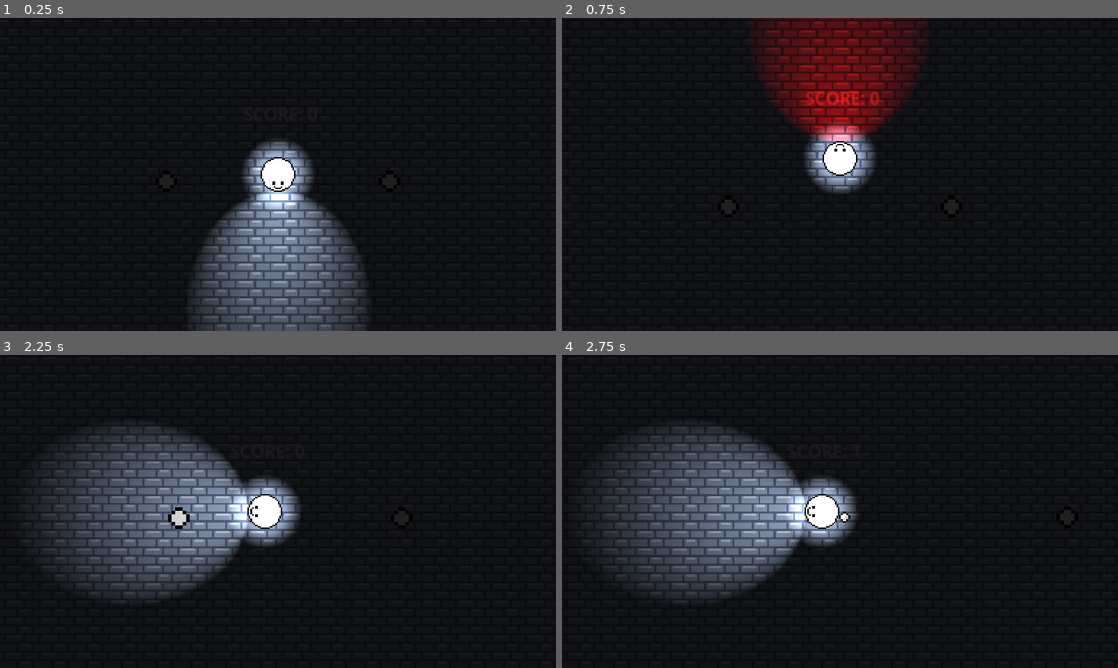
Above: before the commit, frames 1-4 (two rows, left to right).
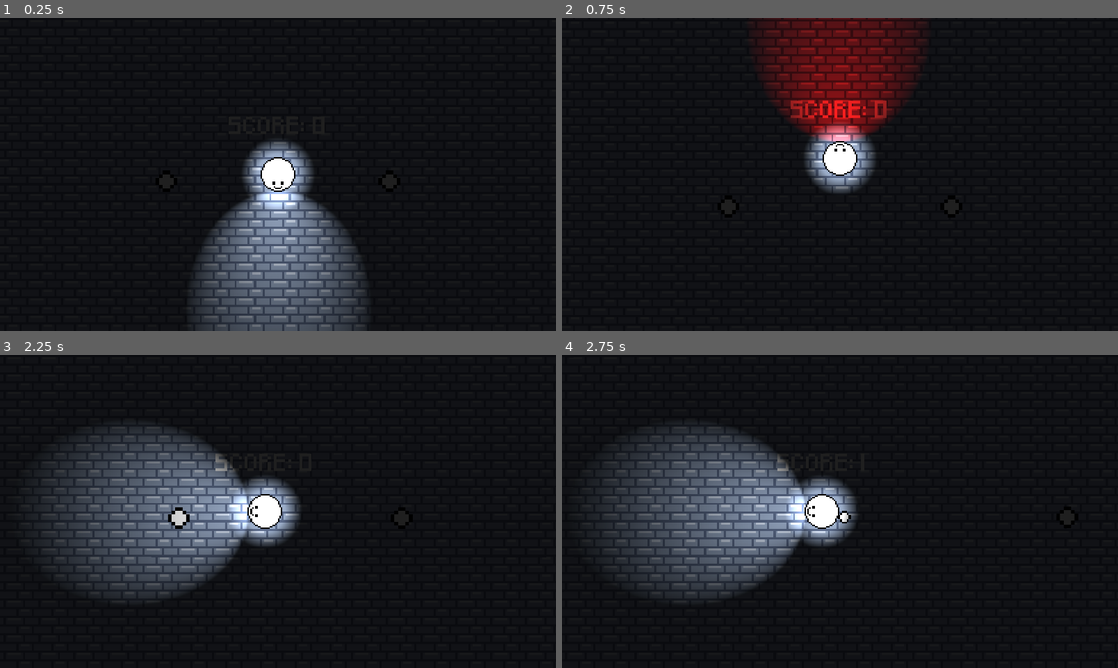
Above: after the commit, the same moments.

Repository: ToumaKamijou/Game-Making-A3
Game: Godot game, scene res://scenes/2D/levels/test_level.tscn
The game is run twice, just before and just after one commit, with the same random seed, the same clock (stepped at 60 frames per second) and the same inputs.
Inputs:
- Up to frame 1 (0.25 s): no input
- Up to frame 2 (0.75 s): tap Enter at 0.5 s; hold W (move_up) from 0.53 s (still down); hold Space (change_flash_color) from 0.53 s (still down)
- Up to frame 3 (2.25 s): release Space (change_flash_color) at 1.28 s; tap F (show_flashlight) at 1.35 s; release W (move_up) at 2.03 s; hold A (move_left) from 2.03 s (still down); tap R at 2.1 s
- Up to frame 4 (2.75 s): keep holding A (move_left)

The runs differ from the first frame. In frame 2, 0.7% of the frame differs, in the area x 41-59%, y 23-32%; in frame 3, less than 0.1%; in frame 4, less than 0.1%.

Commit message:
Fix
* Fixed no audio coming from the coins
* Made the physics logic for dissolving a coin be based on a tween for less calculations
* Added a temporary pixel art font for better visual clarity while testing

Diff:
--- a/a-3-game/scenes/2D/items/coin.gd
+++ b/a-3-game/scenes/2D/items/coin.gd
@@ -1,33 +1,42 @@
 extends Area2D
 
-# values adjustable in inspector per separate instance. change here to adjust defaults
-@export var score_amount: int = 1
-@export var bob_height: float = 15.0
-@export var bob_speed: float = 2.0
 
-@onready var audio = $AudioStreamPlayer2D
+# Values adjustable in inspector per separate instance. change here to adjust defaults
+@export var _score_amount: int = 1
+@export var _bob_height: float = 15.0
+@export var _bob_speed: float = 2.0
 
-# fetch starting position and time for bob function
-@onready var start_y: float = global_position.y
+@onready var _audio := $AudioStreamPlayer
+
+# Fetch starting position and time for bob function
+@onready var _start_y: float = global_position.y
 var t: float = 0.0
 
-var collected = false
+var _collected = false
+
 
 func _physics_process(delta: float) -> void:
 	# bob up and down
 	t += delta
-	var d = sin((t * bob_speed) + 1) / 2
-	global_position.y = start_y + (d * bob_height)
+	var d = sin((t * _bob_speed) + 1) / 2
+	global_position.y = _start_y + (d * _bob_height)
 
-	# destroy self if collected
-	if collected == true:
-		scale -= Vector2(.1,.1) * 2
-		if scale <= Vector2(.5,.5):
-			audio.play()
-			queue_free()
 
 func _on_body_entered(body: Node2D) -> void:
-	if body.is_in_group("player") and collected == false:
-		body.add_score(score_amount)
+	if body.is_in_group("player") and _collected == false:
+		body.add_score(_score_amount)
 		print("collected")
-		collected = true
+		_collect_coin()
+
+
+func _collect_coin() -> void:
+	# destroy self if collected
+	if _collected == false:
+		var tween = create_tween()
+		tween.tween_property(self, "scale", Vector2(0.0, 0.0), 0.5)
+
+		_audio.play()
+		_collected = true
+
+		await tween.finished
+		queue_free()
--- a/a-3-game/scenes/2D/items/coin.tscn
+++ b/a-3-game/scenes/2D/items/coin.tscn
@@ -7,7 +7,7 @@
 [sub_resource type="CircleShape2D" id="CircleShape2D_5jyeu"]
 radius = 3.0
 
-[node name="coin" type="Area2D"]
+[node name="Coin" type="Area2D"]
 scale = Vector2(5, 5)
 collision_layer = 4
 script = ExtResource("1_bmwih")
@@ -20,7 +20,7 @@
 [node name="CollisionShape2D" type="CollisionShape2D" parent="."]
 shape = SubResource("CircleShape2D_5jyeu")
 
-[node name="AudioStreamPlayer2D" type="AudioStreamPlayer2D" parent="."]
+[node name="AudioStreamPlayer" type="AudioStreamPlayer" parent="."]
 stream = ExtResource("3_xilg1")
 
 [connection signal="body_entered" from="." to="." method="_on_body_entered"]
--- a/a-3-game/scenes/2D/player/player.tscn
+++ b/a-3-game/scenes/2D/player/player.tscn
@@ -1,8 +1,9 @@
-[gd_scene load_steps=9 format=3 uid="uid://cxwyepp3mbvej"]
+[gd_scene load_steps=10 format=3 uid="uid://cxwyepp3mbvej"]
 
 [ext_resource type="Script" uid="uid://5ewkam1b3qv7" path="res://scripts/2D/player/player.gd" id="1_0nwcy"]
 [ext_resource type="Texture2D" uid="uid://83d1iu8g1huu" path="res://assets/2D/sprites/test_player_sprite.png" id="1_1ail0"]
 [ext_resource type="Texture2D" uid="uid://d38c7olbh0oxx" path="res://assets/2D/textures/flaslight_tex.png" id="3_qy10c"]
+[ext_resource type="FontFile" uid="uid://du8u17lf4xy1n" path="res://assets/fonts/Pixeled.ttf" id="4_b2fbk"]
 
 [sub_resource type="CircleShape2D" id="CircleShape2D_qy10c"]
 radius = 60.0171
@@ -22,7 +23,8 @@
 metadata/_snap_enabled = true
 
 [sub_resource type="LabelSettings" id="LabelSettings_qy10c"]
-font_size = 12
+font = ExtResource("4_b2fbk")
+font_size = 10
 
 [node name="Player" type="CharacterBody2D" groups=["player"]]
 visibility_layer = 32
@@ -48,22 +50,26 @@
 position = Vector2(0.11531935, 3.9636335)
 shape = SubResource("CircleShape2D_qy10c")
 
-[node name="CollisionShape2D" type="CollisionShape2D" parent="."]
+[node name="CollisionBody" type="CollisionShape2D" parent="."]
 shape = SubResource("CircleShape2D_5mbw8")
 
-[node name="Camera2D" type="Camera2D" parent="."]
+[node name="Player Camera" type="Camera2D" parent="."]
 zoom = Vector2(2.5, 2.5)
 position_smoothing_enabled = true
 position_smoothing_speed = 10.0
 
-[node name="PointLight2D" type="PointLight2D" parent="."]
+[node name="Player Light" type="PointLight2D" parent="."]
 texture_filter = 1
 texture = SubResource("GradientTexture2D_qy10c")
 
 [node name="ScoreText" type="Label" parent="."]
-offset_left = -24.5
-offset_top = -50.5
-offset_right = 52.5
-offset_bottom = -13.5
+texture_filter = 1
+offset_left = -34.0
+offset_top = -50.0
+offset_right = 34.0
+offset_bottom = -22.0
 text = "SCORE: 0"
 label_settings = SubResource("LabelSettings_qy10c")
+horizontal_alignment = 1
+vertical_alignment = 1
+visible_characters_behavior = 1
--- a/a-3-game/scripts/2D/player/player.gd
+++ b/a-3-game/scripts/2D/player/player.gd
@@ -1,8 +1,8 @@
 extends CharacterBody2D
 class_name Player
 
-# variables for collectible tracking
-@onready var score_text: Label = $ScoreText
+# Variables for collectible tracking
+@onready var _score_text: Label = $ScoreText
 var score: int
 
 @onready var _sprite: Sprite2D = $Sprite2D
@@ -68,6 +68,7 @@
 		Global.LIGHT_COLOR.BLUE:
 			_flashlight.color = Color.ROYAL_BLUE
 
+
 func add_score(score_amount):
 	score += score_amount
-	score_text.text = str("SCORE: ", score)
+	_score_text.text = str("SCORE: ", score)
Binary file added: a-3-game/assets/fonts/Pixeled.ttf
Not shown, added: a-3-game/assets/fonts/Pixeled.ttf.import
Not shown, added: a-3-game/assets/fonts/desktop.ini
Not shown: 1 places in a-3-game/scenes/2D/levels/test_level.tscn that only renumber resources
